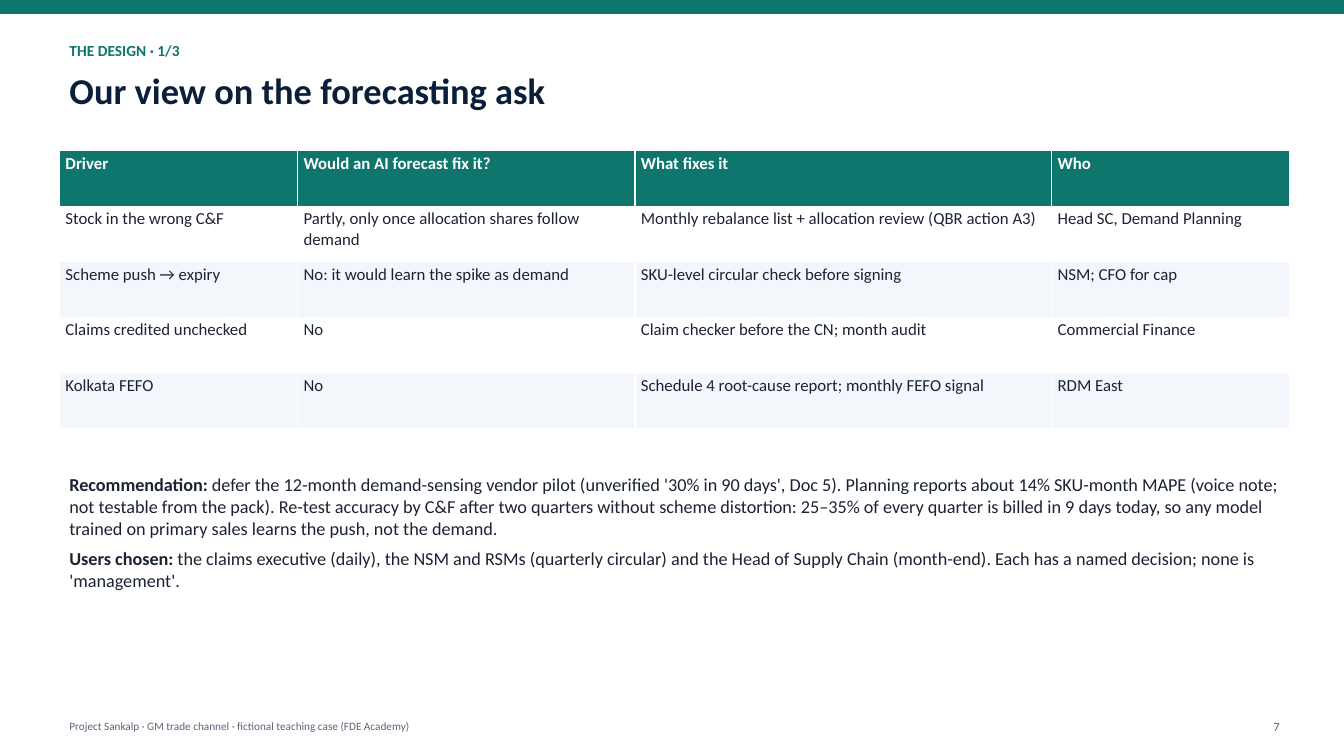
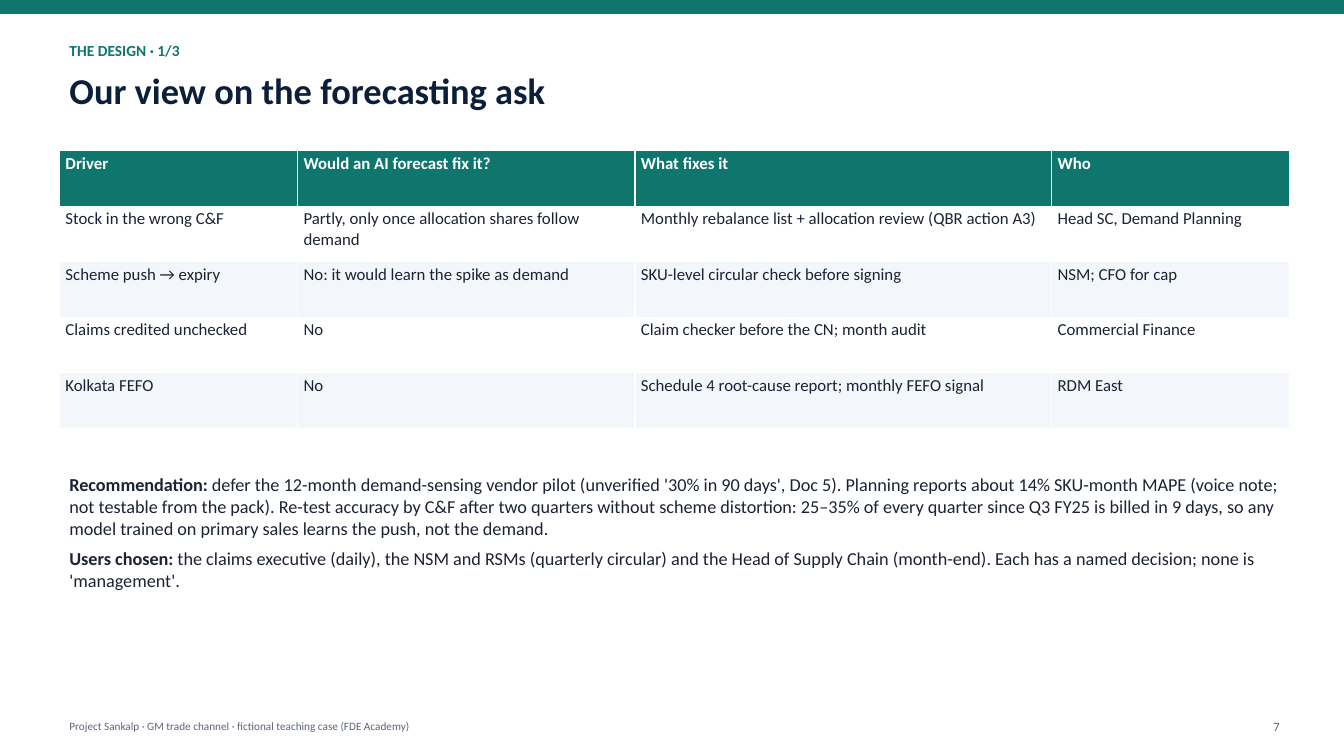
Before and after one commit to dineshtailor/sankalp-pilot, a slide deck: slide 7 of docs/deliverables/04_SteerCo_Deck.pptx. Drawn at 1344x756 pixels with LibreOffice and Linux fonts; fonts in the diff are those of the drawing. Boxes give left, top, right and bottom in pixels: in the first picture for what was removed or moved away, otherwise in the second. Text is boxed around its words. In the diff, an @@ line names an element or a change of style, - is before the commit and + after.

```diff
--- a/docs/deliverables/04_SteerCo_Deck.pptx
+++ b/docs/deliverables/04_SteerCo_Deck.pptx
@@ text at bbox=[69, 478, 1278, 538]: text changed @@
-Recommendation: defer the 12-month demand-sensing vendor pilot (unverified '30% in 90 days', Doc 5). Planning reports about 14% SKU-month MAPE (voice note; not testable from the pack). Re-test accuracy by C&F after two quarters without scheme distortion: 25–35% of every quarter is billed in 9 days today, so any model trained on primary sales learns the push, not the demand.
+Recommendation: defer the 12-month demand-sensing vendor pilot (unverified '30% in 90 days', Doc 5). Planning reports about 14% SKU-month MAPE (voice note; not testable from the pack). Re-test accuracy by C&F after two quarters without scheme distortion: 25–35% of every quarter since Q3 FY25 is billed in 9 days, so any model trained on primary sales learns the push, not the demand.
```
Also in this commit, not shown: 7 other slides changed, 15 other files.
